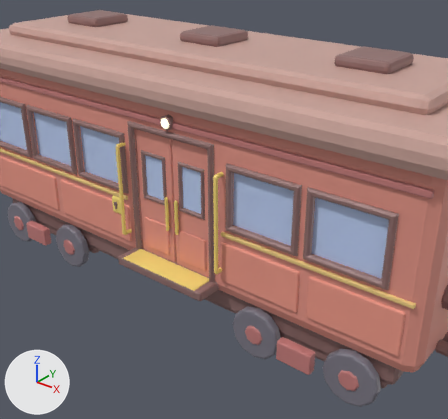
An edit to the FBX model Assets/Art/Models/Train/RegionalWagon/RegionalWagon_Blockout.fbx, drawn before and after from the same camera.
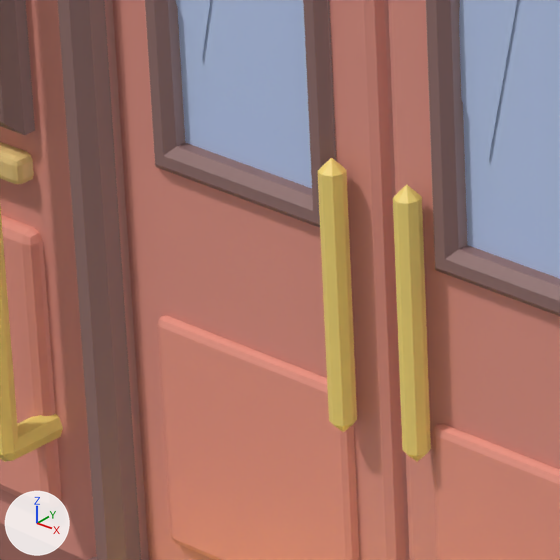
Each version is shown from a 50 mm camera at (5.1, -4.88, 4.2) aimed at (0.88, 0.39, 0.94), then close up on the part from 28% to 44% of the width and 42% to 59% of the height. Lighting does not change. The marker at lower left points along +X, +Y and +Z. The last two pictures show the newer version. Where no turn or scale is listed for an object, it has been applied to the vertices. Vertices at exactly the same position are counted once.

In view in the first close-up: 'Body', 'DoorFrame', 'DoorLeaf_L', 'DoorLeaf_R', 'GrabRails', 'Livery', 'Windows'.
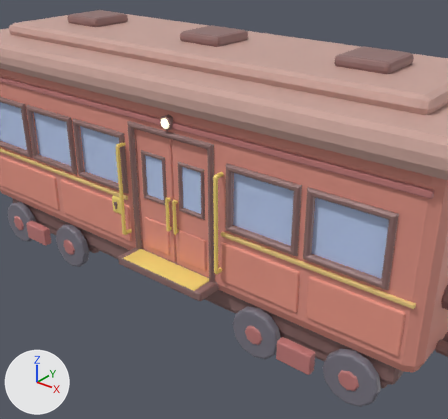
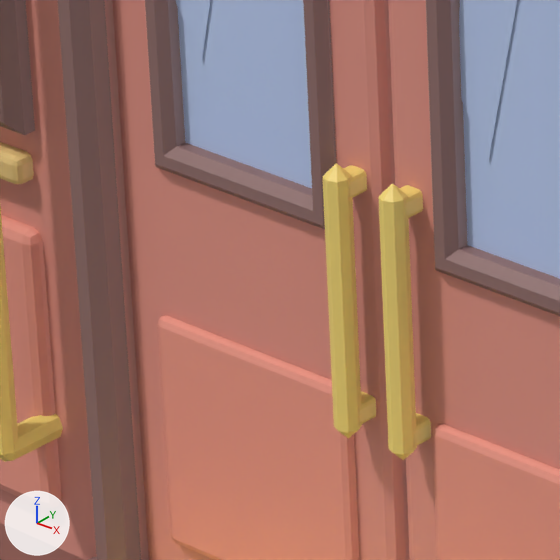
Location of each change, [x1, y1, x2, y2] in pixels of the close-ups (560 x 560 px):
'DoorLeaf_R_HandleOutside', added (yellow)
    after: [378, 183, 431, 460]
'DoorLeaf_L_HandleOutside', added (yellow)
    after: [323, 163, 376, 438]
part 1 of me_doorleaf_r, deleted (yellow)
    before: [393, 185, 431, 462]
part 2 of me_doorleaf_l, deleted (yellow)
    before: [318, 158, 357, 432]

What changed in the scene script:
```text
Change me_doorleaf_r:
    used by ob_doorleaf_r; location = (0.7, 0.05, 0.12)
    remove me_doorleaf_r.from_pydata(...)  # 400 vertices, 389 faces; spans x -0.29..0.29, y -0.09..0.03, z 0.0..1.78
    add me_doorleaf_r.from_pydata(...)  # 358 vertices, 341 faces; spans x -0.29..0.29, y -0.05..0.03, z 0.0..1.78
    me_doorleaf_r part 1: the loose piece of 42 vertices spanning x -0.24..-0.2, y -0.09..-0.04, z 0.5..0.97 is deleted
    remove me_doorleaf_r.materials.append(mat_m_train_interact)  # yellow #fde07d
Change me_doorleaf_l:
    used by ob_doorleaf_l; location = (0.1, 0.05, 0.12)
    remove me_doorleaf_l.from_pydata(...)  # 400 vertices, 389 faces; spans x -0.29..0.29, y -0.09..0.03, z 0.0..1.78
    add me_doorleaf_l.from_pydata(...)  # 358 vertices, 341 faces; spans x -0.29..0.29, y -0.05..0.03, z 0.0..1.78
    me_doorleaf_l part 2: the loose piece of 42 vertices spanning x 0.2..0.24, y -0.09..-0.04, z 0.5..0.97 is deleted
    remove me_doorleaf_l.materials.append(mat_m_train_interact)  # yellow #fde07d
Add me_doorleaf_r_handleoutside:
    me_doorleaf_r_handleoutside.from_pydata(...)  # 154 vertices, 156 faces; spans x -0.022..0.022, y -0.022..0.075, z -0.237..0.237
    me_doorleaf_r_handleoutside.materials.append(mat_m_train_interact)  # yellow #fde07d
Add me_doorleaf_l_handleoutside:
    me_doorleaf_l_handleoutside.from_pydata(...)  # 154 vertices, 156 faces; spans x -0.022..0.022, y -0.022..0.075, z -0.237..0.237
    me_doorleaf_l_handleoutside.materials.append(mat_m_train_interact)  # yellow #fde07d
Add ob_doorleaf_r_handleoutside:
    ob_doorleaf_r_handleoutside = bpy.data.objects.new('DoorLeaf_R_HandleOutside', me_doorleaf_r_handleoutside)
    ob_doorleaf_r_handleoutside.location = (0.458, -0.025, 0.855)
Add ob_doorleaf_l_handleoutside:
    ob_doorleaf_l_handleoutside = bpy.data.objects.new('DoorLeaf_L_HandleOutside', me_doorleaf_l_handleoutside)
    ob_doorleaf_l_handleoutside.location = (0.342, -0.025, 0.855)
```
